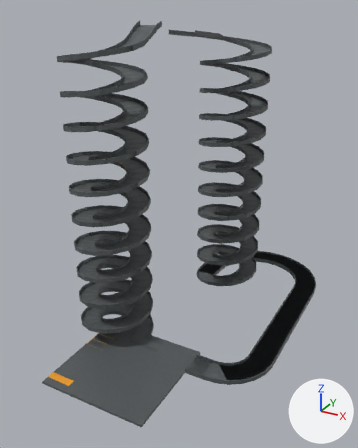
An edit to the Blender file Mods/corkscrew/Tracks/corkscrew/corkscrew.blend, drawn before and after from the same camera.
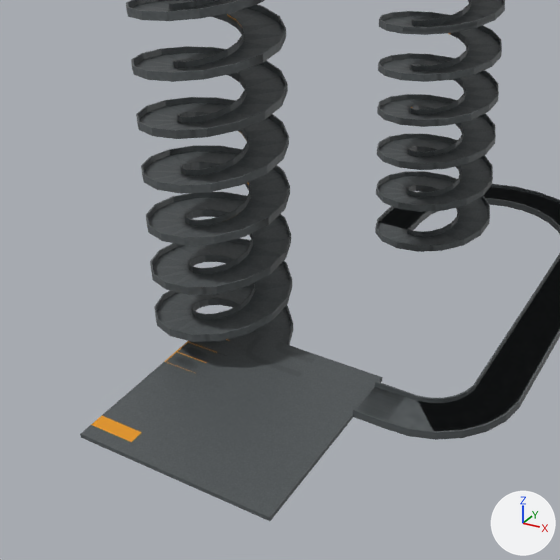
Each version appears first whole from a 50 mm camera at (111.0, -161.0, 144.0) aimed at (10.0, 21.0, 53.0), and next in a close-up on the part from 0% to 82% of the width and 34% to 100% of the height. The lights are fixed; the arrows at lower right show +X, +Y and +Z.

The first close-up shows 'spiral-col', 'spiral2-col'.
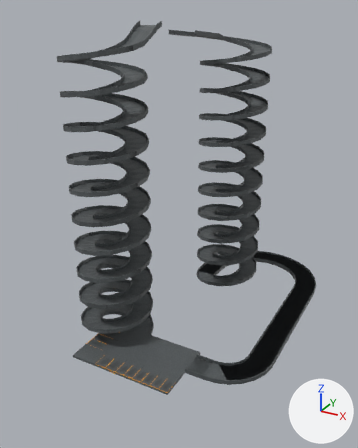
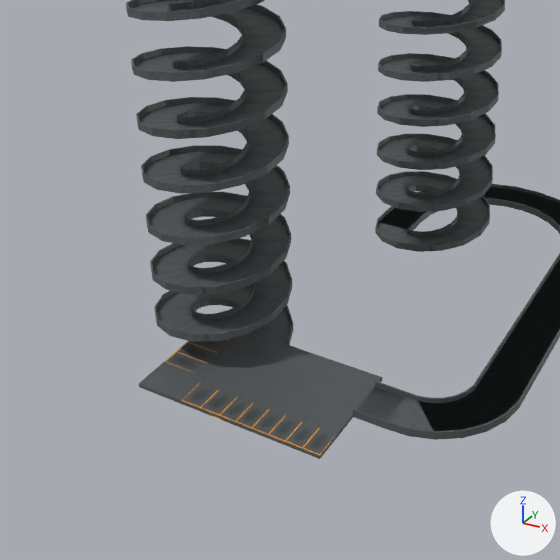
Location of each change, [x1, y1, x2, y2] in pixels of the close-ups (560 x 560 px):
'spiral-col', reshaped
    before: [80, 0, 382, 521]
    after: [126, 0, 382, 459]
part 1 of me_cube_005, cut back
    before: [80, 384, 320, 521]
    after: [139, 384, 320, 459]
part 2 of me_cube_005, surface changed
    both: [181, 14, 337, 455]

The change, as a diff of the scene's bpy script:
```diff
--- a/Mods/corkscrew/Tracks/corkscrew/corkscrew.blend.py
+++ b/Mods/corkscrew/Tracks/corkscrew/corkscrew.blend.py
@@ me_cube_005 @@
 # used by ob_spiral_col; location = (-12.0, 0.0, 0.4)
-me_cube_005.from_pydata(...)  # 2096 vertices, 2727 faces; spans x -17.0..43.0, y -46.0..17.0, z -0.4..138.5
+me_cube_005.from_pydata(...)  # 2072 vertices, 2703 faces; spans x -17.0..43.0, y -26.6..17.0, z -0.4..138.5
+# me_cube_005 part 1
+# 24 vertices are removed from x -6.0..43.0, y -46.0..-36.1, z -0.4..0.6
+# 29 faces are deleted
+# 5 new faces join them
+# me_cube_005 part 2: 173 kept faces spanning x -7.6..43.0, y -26.6..7.6, z 0.6..130.9 get new texture (UV) coordinates
 me_cube_005.materials.append(mat_corkscrew)
```
